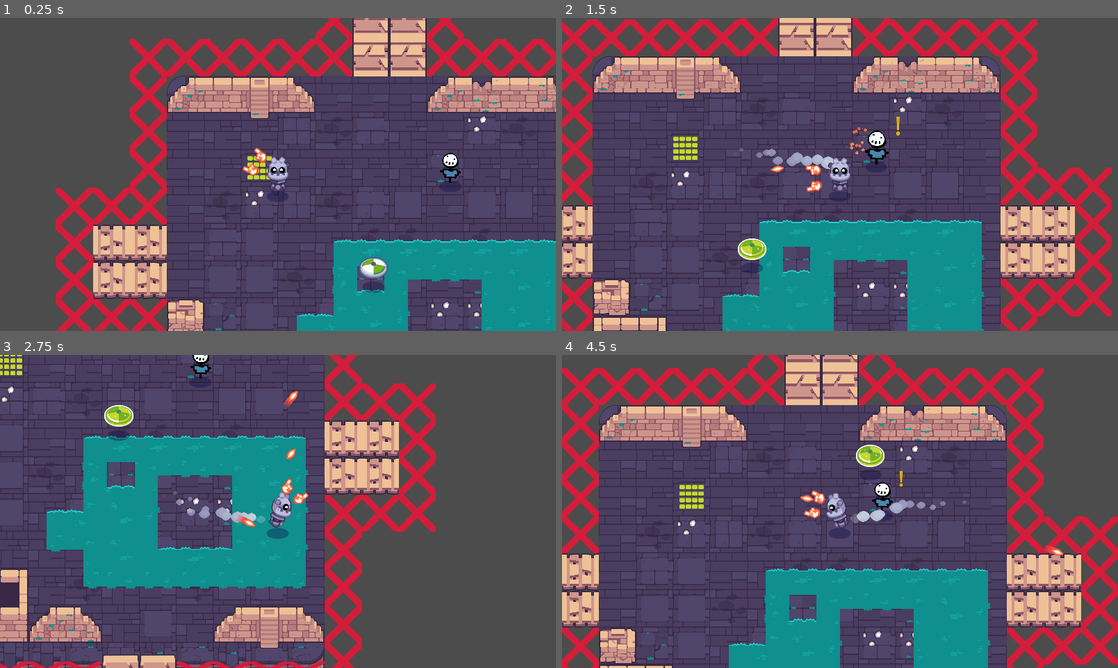
Above: before the commit, frames 1-4 (two rows, left to right).
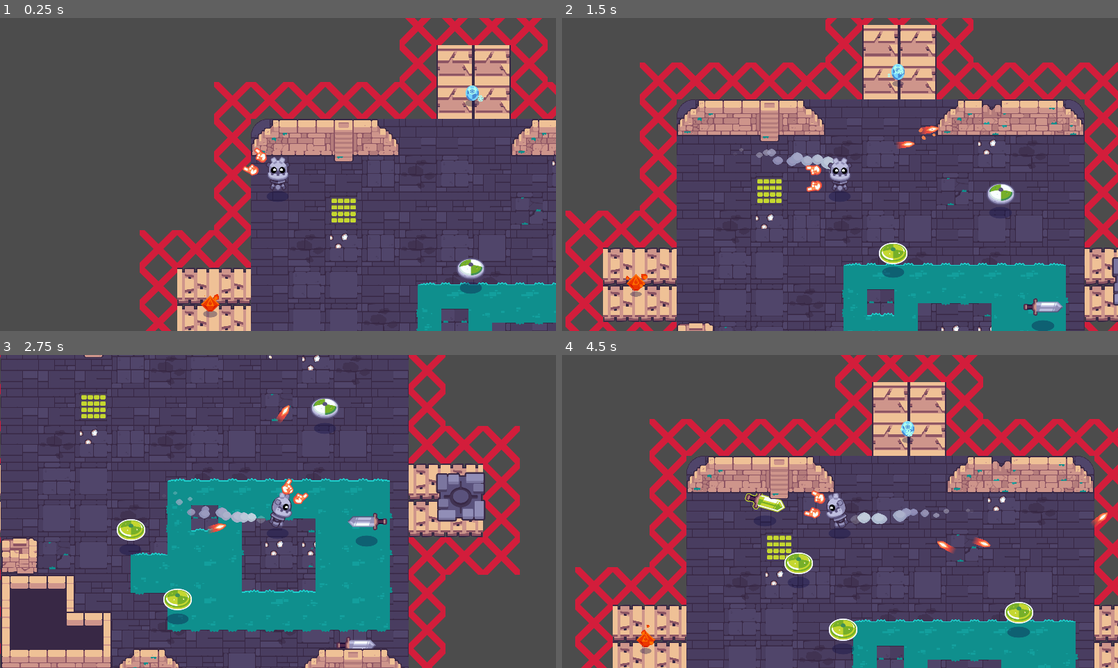
Above: after the commit, the same moments.

Repository: FossRyanH/Godot-Enter-Gungeon-Clone
Game: Godot game, scene res://rooms/TestRoom.tscn
The game is run twice, just before and just after one commit, with the same random seed, the same clock (stepped at 60 frames per second) and the same inputs. The project has no main scene, so this scene is started directly. Sound files missing from this copy of the repository are replaced by a short silence.
Inputs (mouse positions are in pixels of both pictures, inside the frame that each line leads up to):
- Up to frame 1 (0.25 s): no input
- Up to frame 2 (1.5 s): move the mouse to (962, 158) at 0.52 s; press the mouse at (962, 158) at 0.53 s; hold D (move_right) 0.53-1.28 s; move the mouse to (728, 190) at 1.27 s; release the mouse at (728, 190) at 1.28 s; hold S (move_down) from 1.28 s (still down); click (728, 190) at 1.35 s
- Up to frame 3 (2.75 s): move the mouse to (333, 442) at 2.02 s; release S (move_down) at 2.03 s; press the mouse at (333, 442) at 2.03 s; hold D (move_right) from 2.03 s (still down)
- Up to frame 4 (4.5 s): move the mouse to (812, 574) at 2.77 s; release D (move_right) at 2.78 s; release the mouse at (812, 574) at 2.78 s; hold W (move_up) 2.78-3.53 s; click (812, 574) at 2.85 s; move the mouse to (1006, 558) at 3.52 s; press the mouse at (1006, 558) at 3.53 s; hold A (move_left) from 3.53 s (still down); move the mouse to (673, 464) at 4.27 s; release the mouse at (673, 464) at 4.28 s; click (673, 464) at 4.35 s

The runs differ from the first frame. In frame 1, 46% of the frame differs, in the area x 10-100%, y 0-100%; in frame 2, 60%, in the area x 0-100%, y 0-100%; in frame 3, 53%; in frame 4, 59%.

Commit message:
Completed the basic mechanics!

Diff:
--- a/godot-final-game-start-project/bullets/fire_ball/Fireball.gd
+++ b/godot-final-game-start-project/bullets/fire_ball/Fireball.gd
@@ -4,8 +4,8 @@
 
 
 func _ready() -> void:
+	_animation_player.play("spawn")
 	_animation_player.connect("animation_finished", self, "_on_AnimationPlayer_animation_finished")
-	_animation_player.play("spawn")
 
 
 func _destroy():
--- a/godot-final-game-start-project/bullets/ice_fist/IceBullet.gd
+++ b/godot-final-game-start-project/bullets/ice_fist/IceBullet.gd
@@ -6,7 +6,7 @@
 
 func _ready() -> void:
 	anim_player.play("spawn")
-	_audio.connect("finished", self, "queue_free")
+	_audio.connect("animation_finished", self, "_on_AnimationPlayer_animation_finished")
 
 
 func _destroy() -> void:
@@ -14,3 +14,8 @@
 	particles.emitting = true
 	_audio.play()
 	anim_player.play("destroy")
+
+
+func _on_AnimationPlayer_animation_finished(anim_name: String) -> void:
+	if anim_name == "destroy":
+		queue_free()
--- a/godot-final-game-start-project/bullets/ice_fist/IceBullet.tscn
+++ b/godot-final-game-start-project/bullets/ice_fist/IceBullet.tscn
@@ -149,6 +149,7 @@
 script = ExtResource( 2 )
 speed = 125.0
 damage = 3
+max_range = 800.0
 
 [node name="Sprite" type="Sprite" parent="."]
 scale = Vector2( 0.01, 0.01 )
--- a/godot-final-game-start-project/rooms/TestRoom.gd
+++ b/godot-final-game-start-project/rooms/TestRoom.gd
@@ -1,7 +1,15 @@
 extends YSort
 
-onready var spawner := $Mobs/MobSpawn
+onready var spawners := [$Mobs/MobSpawner, $Mobs/MobSpawner2, $Mobs/MobSpawner3, $Mobs/MobSpawner4, $Mobs/MobSpawner5]
+onready var item_spawners := [$Items/ItemSpawner, $Items/ItemSpawner2, $Items/ItemSpawner3]
+onready var player_spawner := $PlayerSpawner
+onready var teleporter := $TeleportSpawner
 
 
 func _ready() -> void:
-	spawner.spawn()
+	for spawn in spawners.size():
+		spawners[spawn].spawn()
+	for item in item_spawners.size():
+		item_spawners[item].spawn()
+	player_spawner.spawn()
+	teleporter.spawn()
--- a/godot-final-game-start-project/rooms/TestRoom.tscn
+++ b/godot-final-game-start-project/rooms/TestRoom.tscn
@@ -1,19 +1,12 @@
-[gd_scene load_steps=15 format=2]
+[gd_scene load_steps=8 format=2]
 
 [ext_resource path="res://rooms/assets/tileset_floating_dungeon.tres" type="TileSet" id=1]
-[ext_resource path="res://robot/Robot.tscn" type="PackedScene" id=2]
-[ext_resource path="res://pickups/ice_spells/IceSpellPickup.tscn" type="PackedScene" id=3]
+[ext_resource path="res://rooms/spawners/PlayerSpawner.tscn" type="PackedScene" id=2]
+[ext_resource path="res://rooms/spawners/MobSpawner.tscn" type="PackedScene" id=3]
 [ext_resource path="res://rooms/assets/tileset_inivisible_walls.tres" type="TileSet" id=4]
-[ext_resource path="res://mobs/dummy/Dummy.tscn" type="PackedScene" id=5]
-[ext_resource path="res://pickups/fire_spells/FireSpellPickup.tscn" type="PackedScene" id=6]
-[ext_resource path="res://rooms/spawners/spawner_pickup.svg" type="Texture" id=7]
-[ext_resource path="res://pickups/fire_spells/RapidFireSpellPickup.tscn" type="PackedScene" id=8]
-[ext_resource path="res://mobs/shield/ShieldMob.tscn" type="PackedScene" id=9]
-[ext_resource path="res://mobs/bomb/Bomb.tscn" type="PackedScene" id=10]
-[ext_resource path="res://mobs/sword/SwordMob.tscn" type="PackedScene" id=11]
-[ext_resource path="res://rooms/spawners/Spawner.gd" type="Script" id=12]
+[ext_resource path="res://rooms/spawners/ItemSpawner.tscn" type="PackedScene" id=5]
+[ext_resource path="res://rooms/spawners/TeleportSpawner.tscn" type="PackedScene" id=6]
 [ext_resource path="res://rooms/TestRoom.gd" type="Script" id=13]
-[ext_resource path="res://rooms/spawners/spawner_mob.svg" type="Texture" id=14]
 
 [node name="TestRoom" type="YSort"]
 script = ExtResource( 13 )
@@ -75,58 +68,34 @@
 "_edit_lock_": true
 }
 
-[node name="MobSpawn" type="Sprite" parent="Mobs"]
-position = Vector2( 714, 664 )
-texture = ExtResource( 14 )
-script = ExtResource( 12 )
-list = [ ExtResource( 9 ), ExtResource( 11 ), ExtResource( 10 ) ]
+[node name="MobSpawner" parent="Mobs" instance=ExtResource( 3 )]
+position = Vector2( 760, 519 )
 
-[node name="MobSpawn2" type="Sprite" parent="Mobs"]
-position = Vector2( 1044, 510 )
-texture = ExtResource( 14 )
-script = ExtResource( 12 )
-list = [ ExtResource( 9 ), ExtResource( 11 ), ExtResource( 10 ) ]
+[node name="MobSpawner2" parent="Mobs" instance=ExtResource( 3 )]
+position = Vector2( 1119, 327 )
 
-[node name="MobSpawn3" type="Sprite" parent="Mobs"]
-position = Vector2( 1243, 875 )
-texture = ExtResource( 14 )
-script = ExtResource( 12 )
-list = [ ExtResource( 9 ), ExtResource( 11 ), ExtResource( 10 ) ]
+[node name="MobSpawner3" parent="Mobs" instance=ExtResource( 3 )]
+position = Vector2( 794, 954 )
 
-[node name="MobSpawn4" type="Sprite" parent="Mobs"]
-position = Vector2( 832, 1092 )
-texture = ExtResource( 14 )
-script = ExtResource( 12 )
-list = [ ExtResource( 9 ), ExtResource( 11 ), ExtResource( 10 ) ]
+[node name="MobSpawner4" parent="Mobs" instance=ExtResource( 3 )]
+position = Vector2( 1265, 717 )
+
+[node name="MobSpawner5" parent="Mobs" instance=ExtResource( 3 )]
+position = Vector2( 1227, 1145 )
 
 [node name="Items" type="Node2D" parent="."]
 __meta__ = {
 "_edit_lock_": true
 }
 
-[node name="SpellSpawner" type="Sprite" parent="Items"]
-position = Vector2( 96, 230 )
-texture = ExtResource( 7 )
-script = ExtResource( 12 )
-list = [ ExtResource( 6 ), ExtResource( 3 ), ExtResource( 8 ) ]
+[node name="ItemSpawner" parent="Items" instance=ExtResource( 5 )]
+position = Vector2( 764, -86 )
 
-[node name="SpellSpawner2" type="Sprite" parent="Items"]
-position = Vector2( -153, 616 )
-texture = ExtResource( 7 )
-script = ExtResource( 12 )
-list = [ ExtResource( 6 ), ExtResource( 3 ), ExtResource( 8 ) ]
+[node name="ItemSpawner2" parent="Items" instance=ExtResource( 5 )]
+position = Vector2( -141, 640 )
 
-[node name="SpellSpawner3" type="Sprite" parent="Items"]
-position = Vector2( 767, -160 )
-texture = ExtResource( 7 )
-script = ExtResource( 12 )
-list = [ ExtResource( 6 ), ExtResource( 3 ), ExtResource( 8 ) ]
-
-[node name="SpellSpawner4" type="Sprite" parent="Items"]
-position = Vector2( 608, 95 )
-texture = ExtResource( 7 )
-script = ExtResource( 12 )
-list = [ ExtResource( 6 ), ExtResource( 3 ), ExtResource( 8 ) ]
+[node name="ItemSpawner3" parent="Items" instance=ExtResource( 5 )]
+position = Vector2( 759, 1537 )
 
 [node name="Label" type="Label" parent="."]
 margin_left = -548.0
@@ -137,8 +106,8 @@
 
 use this room to test the different mechanics. "
 
-[node name="Robot" parent="." instance=ExtResource( 2 )]
-position = Vector2( 383, 380 )
+[node name="PlayerSpawner" parent="." instance=ExtResource( 2 )]
+position = Vector2( 93, 232 )
 
-[node name="Dummy" parent="." instance=ExtResource( 5 )]
-position = Vector2( 979, 318 )
+[node name="TeleportSpawner" parent="." instance=ExtResource( 6 )]
+position = Vector2( 1588, 627 )
--- /dev/null
+++ b/godot-final-game-start-project/rooms/spawners/ItemSpawner.tscn
@@ -0,0 +1,11 @@
+[gd_scene load_steps=5 format=2]
+
+[ext_resource path="res://rooms/spawners/Spawner.gd" type="Script" id=1]
+[ext_resource path="res://pickups/fire_spells/RapidFireSpellPickup.tscn" type="PackedScene" id=3]
+[ext_resource path="res://pickups/ice_spells/IceSpellPickup.tscn" type="PackedScene" id=4]
+[ext_resource path="res://rooms/spawners/spawner_pickup.svg" type="Texture" id=5]
+
+[node name="ItemSpawner" type="Sprite"]
+texture = ExtResource( 5 )
+script = ExtResource( 1 )
+list = [ ExtResource( 4 ), ExtResource( 3 ) ]
--- /dev/null
+++ b/godot-final-game-start-project/rooms/spawners/MobSpawner.tscn
@@ -0,0 +1,12 @@
+[gd_scene load_steps=6 format=2]
+
+[ext_resource path="res://mobs/bomb/Bomb.tscn" type="PackedScene" id=1]
+[ext_resource path="res://mobs/sword/SwordMob.tscn" type="PackedScene" id=2]
+[ext_resource path="res://mobs/shield/ShieldMob.tscn" type="PackedScene" id=3]
+[ext_resource path="res://rooms/spawners/Spawner.gd" type="Script" id=4]
+[ext_resource path="res://rooms/spawners/spawner_mob.svg" type="Texture" id=5]
+
+[node name="MobSpawner" type="Sprite"]
+texture = ExtResource( 5 )
+script = ExtResource( 4 )
+list = [ ExtResource( 2 ), ExtResource( 3 ), ExtResource( 1 ) ]
--- /dev/null
+++ b/godot-final-game-start-project/rooms/spawners/PlayerSpawner.tscn
@@ -0,0 +1,10 @@
+[gd_scene load_steps=4 format=2]
+
+[ext_resource path="res://robot/Robot.tscn" type="PackedScene" id=1]
+[ext_resource path="res://rooms/spawners/Spawner.gd" type="Script" id=2]
+[ext_resource path="res://rooms/spawners/spawner_robot.svg" type="Texture" id=3]
+
+[node name="Spawner" type="Sprite"]
+texture = ExtResource( 3 )
+script = ExtResource( 2 )
+list = [ ExtResource( 1 ) ]
--- /dev/null
+++ b/godot-final-game-start-project/rooms/spawners/TeleportSpawner.tscn
@@ -0,0 +1,10 @@
+[gd_scene load_steps=4 format=2]
+
+[ext_resource path="res://rooms/spawners/Spawner.gd" type="Script" id=1]
+[ext_resource path="res://rooms/teleporter/Teleporter.tscn" type="PackedScene" id=2]
+[ext_resource path="res://rooms/spawners/spawner_teleporter.svg" type="Texture" id=3]
+
+[node name="TeleportSpawner" type="Sprite"]
+texture = ExtResource( 3 )
+script = ExtResource( 1 )
+list = [ ExtResource( 2 ) ]
--- a/godot-final-game-start-project/spells/fire_basic/SpellBasicFire.tscn
+++ b/godot-final-game-start-project/spells/fire_basic/SpellBasicFire.tscn
@@ -8,9 +8,8 @@
 [node name="SpellBasicFire" instance=ExtResource( 2 )]
 script = ExtResource( 1 )
 bullet_scene = ExtResource( 4 )
-max_range = 1200.0
+max_range = 700.0
 max_bullet_speed = 1000.0
-fire_rate = 4.0
 
 [node name="AudioStreamPlayer2D" parent="." index="0"]
 stream = ExtResource( 3 )
--- a/godot-final-game-start-project/spells/fire_rapid/SpellRapidFireBolt.tscn
+++ b/godot-final-game-start-project/spells/fire_rapid/SpellRapidFireBolt.tscn
@@ -9,7 +9,7 @@
 script = ExtResource( 1 )
 bullet_scene = ExtResource( 2 )
 max_bullet_speed = 750.0
-fire_rate = 6.0
+fire_rate = 8.0
 
 [node name="AudioStreamPlayer2D" parent="." index="0"]
 stream = ExtResource( 4 )
--- a/godot-final-game-start-project/spells/ice_punch/SpellIcePunch.tscn
+++ b/godot-final-game-start-project/spells/ice_punch/SpellIcePunch.tscn
@@ -8,8 +8,9 @@
 [node name="IcePunch" instance=ExtResource( 1 )]
 script = ExtResource( 2 )
 bullet_scene = ExtResource( 4 )
-max_range = 1000.0
+max_range = 800.0
 max_bullet_speed = 525.0
+fire_rate = 2.0
 
 [node name="HandLeft" parent="." index="1"]
 texture = ExtResource( 3 )
